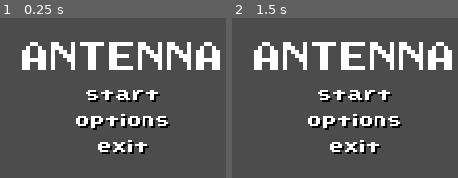
Above: before the commit, frames 1-2 (left to right).
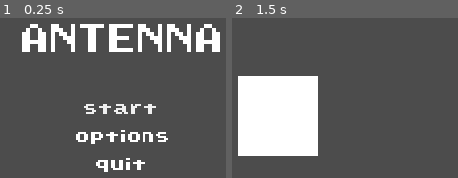
Above: after the commit, the same moments.

Repository: amlgnc/ANTENNA
Game: Godot game, scene res://src/worlds/World.tscn
Two runs of this game, one before a commit and one after it. Both use one fixed random seed, a clock stepped at 60 frames per second and the inputs below. Before the commit the project starts from res://src/worlds/MainMenu.tscn.
Inputs (mouse positions are in pixels of both pictures, inside the frame that each line leads up to):
- Up to frame 1 (0.25 s): no input
- Up to frame 2 (1.5 s): click (356, 136) at 0.5 s, where only the run after the commit has a clickable "options"; tap Enter at 1.25 s

The runs differ from the first frame. In frame 1, 19% of the frame differs, in the area x 9-98%, y 3-97%; in frame 2, 29%, in the area x 2-98%, y 15-87%.

Commit message:
advancement of the main menu

Diff:
--- a/ANTENNA/project.godot
+++ b/ANTENNA/project.godot
@@ -11,7 +11,7 @@
 [application]
 
 config/name="ANTENNA"
-run/main_scene="res://src/worlds/MainMenu.tscn"
+run/main_scene="res://src/worlds/World.tscn"
 config/icon="res://icon.png"
 
 [display]
--- a/ANTENNA/src/fonts/main_dynamicfont.tres
+++ b/ANTENNA/src/UI/fonts/main_dynamicfont.tres
@@ -1,7 +1,7 @@
 [gd_resource type="DynamicFont" load_steps=2 format=2]
 
 [sub_resource type="DynamicFontData" id=1]
-font_path = "res://src/fonts/main.ttf"
+font_path = "res://src/UI/fonts/main.ttf"
 
 [resource]
 font_data = SubResource( 1 )
--- /dev/null
+++ b/ANTENNA/src/UI/themes/MainMenu_theme.tres
@@ -0,0 +1,34 @@
+[gd_resource type="Theme" load_steps=9 format=2]
+
+[ext_resource path="res://src/UI/fonts/main_dynamicfont.tres" type="DynamicFont" id=1]
+
+[sub_resource type="DynamicFontData" id=1]
+font_path = "res://src/UI/fonts/main.ttf"
+
+[sub_resource type="DynamicFont" id=2]
+size = 8
+font_data = SubResource( 1 )
+
+[sub_resource type="StyleBoxEmpty" id=3]
+
+[sub_resource type="StyleBoxEmpty" id=4]
+
+[sub_resource type="StyleBoxEmpty" id=5]
+
+[sub_resource type="StyleBoxEmpty" id=6]
+
+[sub_resource type="StyleBoxEmpty" id=7]
+
+[resource]
+default_font = ExtResource( 1 )
+Button/colors/font_color = Color( 1, 1, 1, 1 )
+Button/colors/font_color_disabled = Color( 0.9, 0.9, 0.9, 0.2 )
+Button/colors/font_color_hover = Color( 0.996078, 0.172549, 0.333333, 1 )
+Button/colors/font_color_pressed = Color( 1, 1, 1, 1 )
+Button/constants/hseparation = 2
+Button/fonts/font = SubResource( 2 )
+Button/styles/disabled = SubResource( 3 )
+Button/styles/focus = SubResource( 4 )
+Button/styles/hover = SubResource( 5 )
+Button/styles/normal = SubResource( 6 )
+Button/styles/pressed = SubResource( 7 )
--- a/ANTENNA/src/worlds/MainMenu.gd
+++ /dev/null
@@ -1 +0,0 @@
-extends Control
--- a/ANTENNA/src/worlds/MainMenu.tscn
+++ /dev/null
@@ -1,98 +0,0 @@
-[gd_scene load_steps=7 format=2]
-
-[ext_resource path="res://src/fonts/main_dynamicfont.tres" type="DynamicFont" id=1]
-[ext_resource path="res://src/worlds/MainMenu.gd" type="Script" id=2]
-
-[sub_resource type="DynamicFontData" id=1]
-font_path = "res://src/fonts/main.ttf"
-
-[sub_resource type="DynamicFont" id=2]
-size = 8
-font_data = SubResource( 1 )
-
-[sub_resource type="DynamicFont" id=3]
-size = 8
-font_data = SubResource( 1 )
-
-[sub_resource type="DynamicFont" id=4]
-size = 8
-font_data = SubResource( 1 )
-
-[node name="MainMenu" type="Control"]
-anchor_right = 1.0
-anchor_bottom = 1.0
-script = ExtResource( 2 )
-__meta__ = {
-"_edit_use_anchors_": false
-}
-
-[node name="MarginContainer" type="MarginContainer" parent="."]
-anchor_right = 1.0
-anchor_bottom = 1.0
-__meta__ = {
-"_edit_use_anchors_": false
-}
-
-[node name="CenterContainer" type="CenterContainer" parent="MarginContainer"]
-margin_right = 320.0
-margin_bottom = 180.0
-
-[node name="VBoxContainer" type="VBoxContainer" parent="MarginContainer/CenterContainer"]
-margin_left = 107.0
-margin_top = 61.0
-margin_right = 212.0
-margin_bottom = 118.0
-
-[node name="CenterContainer" type="CenterContainer" parent="MarginContainer/CenterContainer/VBoxContainer"]
-margin_right = 105.0
-margin_bottom = 18.0
-
-[node name="Title" type="Label" parent="MarginContainer/CenterContainer/VBoxContainer/CenterContainer"]
-margin_right = 105.0
-margin_bottom = 18.0
-custom_fonts/font = ExtResource( 1 )
-text = "ANTENNA"
-
-[node name="CenterContainer2" type="CenterContainer" parent="MarginContainer/CenterContainer/VBoxContainer"]
-margin_top = 22.0
-margin_right = 105.0
-margin_bottom = 57.0
-
-[node name="VBoxContainer" type="VBoxContainer" parent="MarginContainer/CenterContainer/VBoxContainer/CenterContainer2"]
-margin_left = 30.0
-margin_right = 74.0
-margin_bottom = 35.0
-
-[node name="CenterContainer" type="CenterContainer" parent="MarginContainer/CenterContainer/VBoxContainer/CenterContainer2/VBoxContainer"]
-margin_right = 44.0
-margin_bottom = 35.0
-
-[node name="VBoxContainer" type="VBoxContainer" parent="MarginContainer/CenterContainer/VBoxContainer/CenterContainer2/VBoxContainer/CenterContainer"]
-margin_right = 44.0
-margin_bottom = 35.0
-
-[node name="Start" type="Label" parent="MarginContainer/CenterContainer/VBoxContainer/CenterContainer2/VBoxContainer/CenterContainer/VBoxContainer"]
-margin_right = 44.0
-margin_bottom = 9.0
-custom_fonts/font = SubResource( 2 )
-custom_colors/font_color_shadow = Color( 0, 0, 0, 1 )
-text = "start"
-align = 1
-
-[node name="Options" type="Label" parent="MarginContainer/CenterContainer/VBoxContainer/CenterContainer2/VBoxContainer/CenterContainer/VBoxContainer"]
-margin_top = 13.0
-margin_right = 44.0
-margin_bottom = 22.0
-custom_fonts/font = SubResource( 3 )
-custom_colors/font_color_shadow = Color( 0, 0, 0, 1 )
-text = "options"
-align = 1
-
-[node name="Exit" type="Label" parent="MarginContainer/CenterContainer/VBoxContainer/CenterContainer2/VBoxContainer/CenterContainer/VBoxContainer"]
-margin_top = 26.0
-margin_right = 44.0
-margin_bottom = 35.0
-custom_fonts/font = SubResource( 4 )
-custom_colors/font_color_shadow = Color( 0, 0, 0, 1 )
-text = "exit"
-align = 1
--- /dev/null
+++ b/ANTENNA/src/worlds/Menu.gd
@@ -0,0 +1,13 @@
+extends MarginContainer
+
+func _ready():
+	$CenterContainer/VBoxContainer/CenterContainer2/VBoxContainer2/Start.grab_focus()
+
+func _on_Start_pressed():
+	get_tree().change_scene("res://src/worlds/test.tscn")
+
+func _on_Options_pressed():
+	get_tree().change_scene("res://src/worlds/test.tscn")
+
+func _on_Quit_pressed():
+	get_tree().quit()
--- /dev/null
+++ b/ANTENNA/src/worlds/Menu.tscn
@@ -0,0 +1,69 @@
+[gd_scene load_steps=3 format=2]
+
+[ext_resource path="res://src/UI/fonts/main_dynamicfont.tres" type="DynamicFont" id=1]
+[ext_resource path="res://src/worlds/Menu.gd" type="Script" id=2]
+
+[node name="Menu" type="MarginContainer"]
+anchor_right = 1.0
+anchor_bottom = 1.0
+script = ExtResource( 2 )
+__meta__ = {
+"_edit_group_": true,
+"_edit_lock_": true,
+"_edit_use_anchors_": false
+}
+
+[node name="CenterContainer" type="CenterContainer" parent="."]
+margin_right = 320.0
+margin_bottom = 180.0
+
+[node name="VBoxContainer" type="VBoxContainer" parent="CenterContainer"]
+margin_left = 107.0
+margin_top = 36.0
+margin_right = 212.0
+margin_bottom = 144.0
+custom_constants/separation = 20
+
+[node name="CenterContainer" type="CenterContainer" parent="CenterContainer/VBoxContainer"]
+margin_right = 105.0
+margin_bottom = 18.0
+
+[node name="Title" type="Label" parent="CenterContainer/VBoxContainer/CenterContainer"]
+margin_right = 105.0
+margin_bottom = 18.0
+custom_fonts/font = ExtResource( 1 )
+text = "ANTENNA"
+
+[node name="CenterContainer2" type="CenterContainer" parent="CenterContainer/VBoxContainer"]
+margin_top = 38.0
+margin_right = 105.0
+margin_bottom = 108.0
+
+[node name="VBoxContainer2" type="VBoxContainer" parent="CenterContainer/VBoxContainer/CenterContainer2"]
+margin_left = 22.0
+margin_right = 82.0
+margin_bottom = 70.0
+custom_constants/separation = 5
+
+[node name="Start" type="Button" parent="CenterContainer/VBoxContainer/CenterContainer2/VBoxContainer2"]
+margin_right = 60.0
+margin_bottom = 20.0
+focus_neighbour_top = NodePath("../Quit")
+text = "start"
+
+[node name="Options" type="Button" parent="CenterContainer/VBoxContainer/CenterContainer2/VBoxContainer2"]
+margin_top = 25.0
+margin_right = 60.0
+margin_bottom = 45.0
+text = "options"
+
+[node name="Quit" type="Button" parent="CenterContainer/VBoxContainer/CenterContainer2/VBoxContainer2"]
+margin_top = 50.0
+margin_right = 60.0
+margin_bottom = 70.0
+focus_neighbour_bottom = NodePath("../Start")
+text = "quit"
+
+[connection signal="pressed" from="CenterContainer/VBoxContainer/CenterContainer2/VBoxContainer2/Start" to="." method="_on_Start_pressed"]
+[connection signal="pressed" from="CenterContainer/VBoxContainer/CenterContainer2/VBoxContainer2/Options" to="." method="_on_Options_pressed"]
+[connection signal="pressed" from="CenterContainer/VBoxContainer/CenterContainer2/VBoxContainer2/Quit" to="." method="_on_Quit_pressed"]
--- /dev/null
+++ b/ANTENNA/src/worlds/World.tscn
@@ -0,0 +1,16 @@
+[gd_scene load_steps=3 format=2]
+
+[ext_resource path="res://src/worlds/Menu.tscn" type="PackedScene" id=2]
+[ext_resource path="res://src/UI/themes/MainMenu_theme.tres" type="Theme" id=3]
+
+[node name="World" type="Control"]
+anchor_right = 1.0
+anchor_bottom = 1.0
+theme = ExtResource( 3 )
+__meta__ = {
+"_edit_group_": true,
+"_edit_lock_": true,
+"_edit_use_anchors_": false
+}
+
+[node name="Menu" parent="." instance=ExtResource( 2 )]
--- /dev/null
+++ b/ANTENNA/src/worlds/test.tscn
@@ -0,0 +1,12 @@
+[gd_scene format=2]
+
+[node name="Node2D" type="Node2D"]
+
+[node name="ColorRect" type="ColorRect" parent="."]
+margin_left = 100.763
+margin_top = 78.1353
+margin_right = 140.763
+margin_bottom = 118.135
+__meta__ = {
+"_edit_use_anchors_": false
+}
Not shown, added: ANTENNA/src/UI/fonts/Font License.txt
Binary file added: ANTENNA/src/UI/fonts/PixelAzureBonds-327Z.ttf
Renamed: ANTENNA/src/fonts/main.ttf -> ANTENNA/src/UI/fonts/main.ttf
